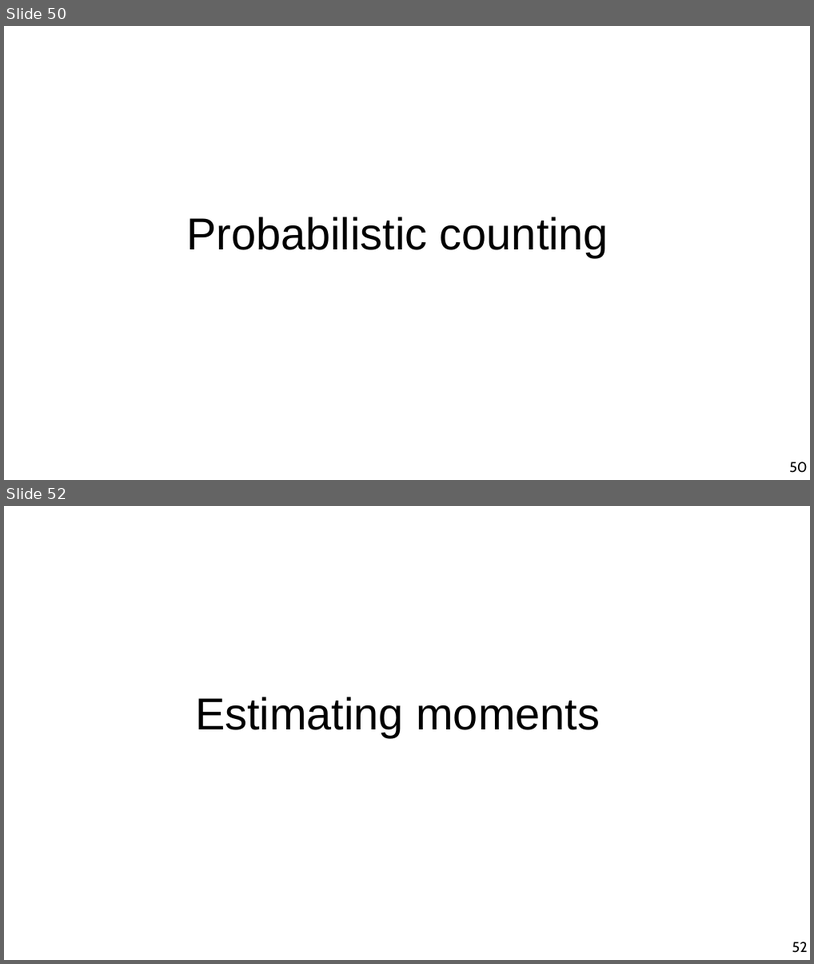
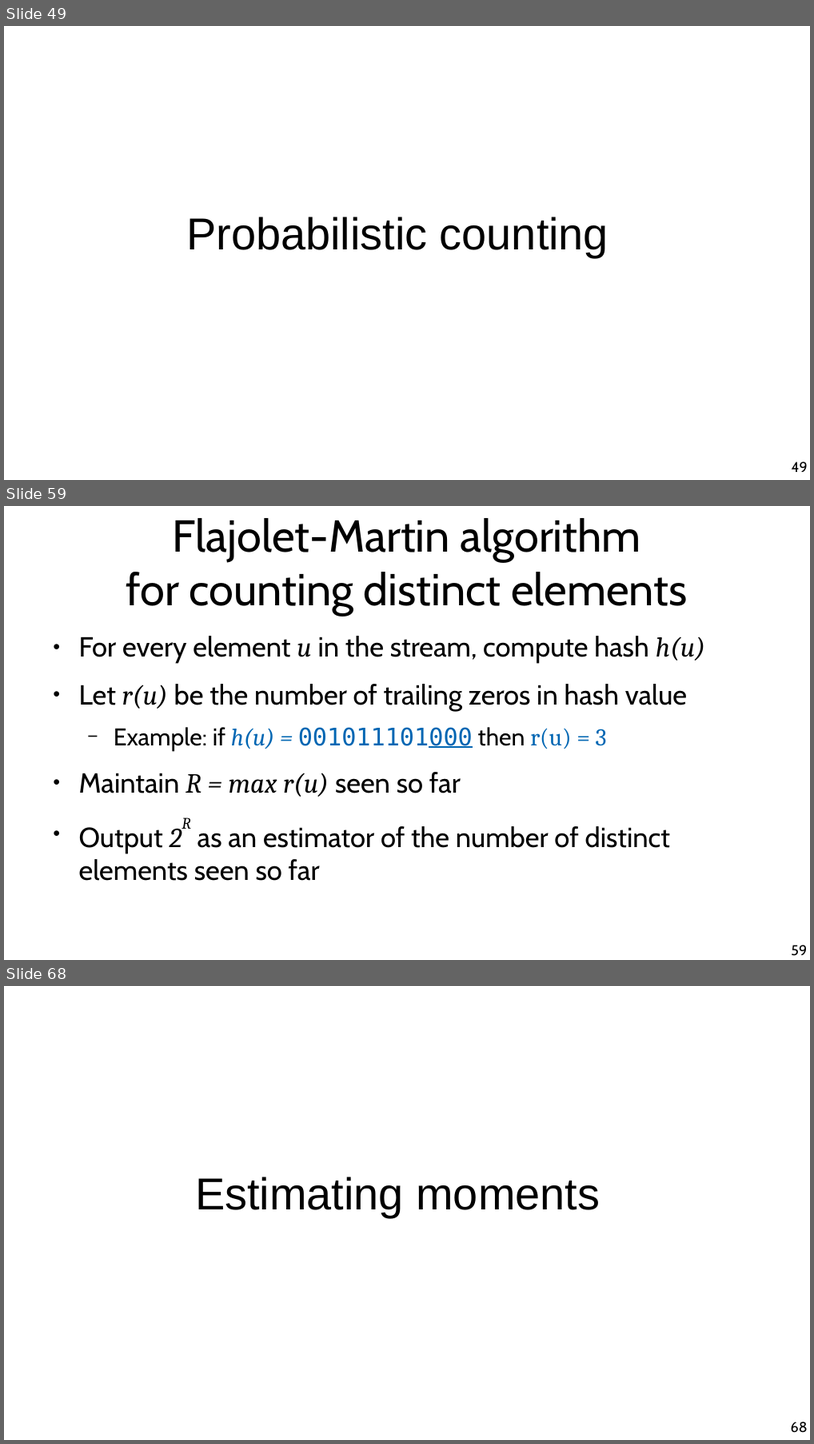
Before and after one commit to chatox/data-mining-course, a slide deck: theory/tt10_streaming.odp. Shown one above the other, each under a label of ours: slides 50 and 52 before the commit, slides 49, 59 and 68 after it; the slides between them are not shown. The pictures are 814x964 and 814x1444 pixels, drawn with LibreOffice and Linux fonts; fonts in the diff are those of the drawing. Boxes give left, top, right and bottom in pixels: in the first picture for what was removed or moved away, otherwise in the second. Text is boxed around its words. In the diff, an @@ line names an element or a change of style, - is before the commit and + after.

```diff
--- a/theory/tt10_streaming.odp
+++ b/theory/tt10_streaming.odp
@@ slide 59 added at [4, 506, 810, 960], background #FFFFFF @@
@@ title added at [126, 518, 687, 616], 44 pt, text #000000 @@
+Flajolet-Martin algorithm
+for counting distinct elements
@@ text added at [79, 636, 706, 880], 27.2 pt, text #000000 @@
+● For every element u in the stream, compute hash h(u)
+● Let r(u) be the number of trailing zeros in hash value
+  − Example: if h(u) = 001011101000 then r(u) = 3
+● Maintain R = max r(u) seen so far
+● Output 2R as an estimator of the number of distinct elements seen so far
@@ page number added at [791, 944, 807, 956], 14 pt, text #000000 @@
+59
@@ what was slide 50 is now slide 49 @@
@@ page number at [792, 461, 808, 472]: text changed @@
-50
+49
@@ what was slide 52 is now slide 68 @@
@@ page number at [791, 1421, 808, 1432]: text changed @@
-52
+68
```
Also in this commit, not shown: 3 slides changed, 28 other slides added, 4 slides removed.
